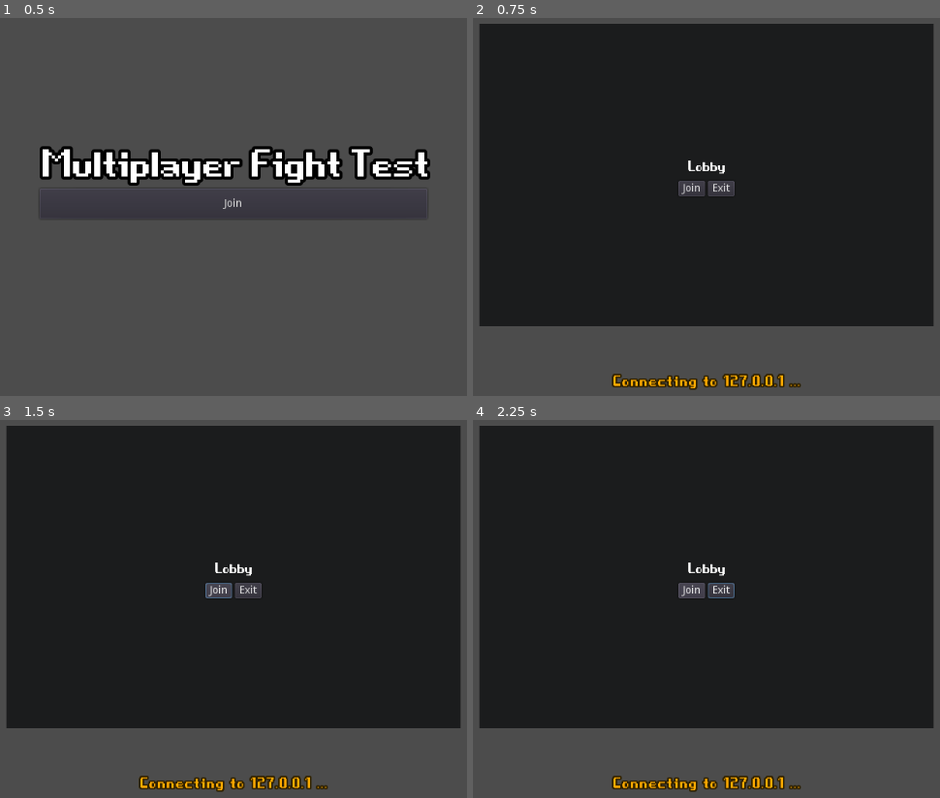
Above: before the commit, frames 1-4 (two rows, left to right).
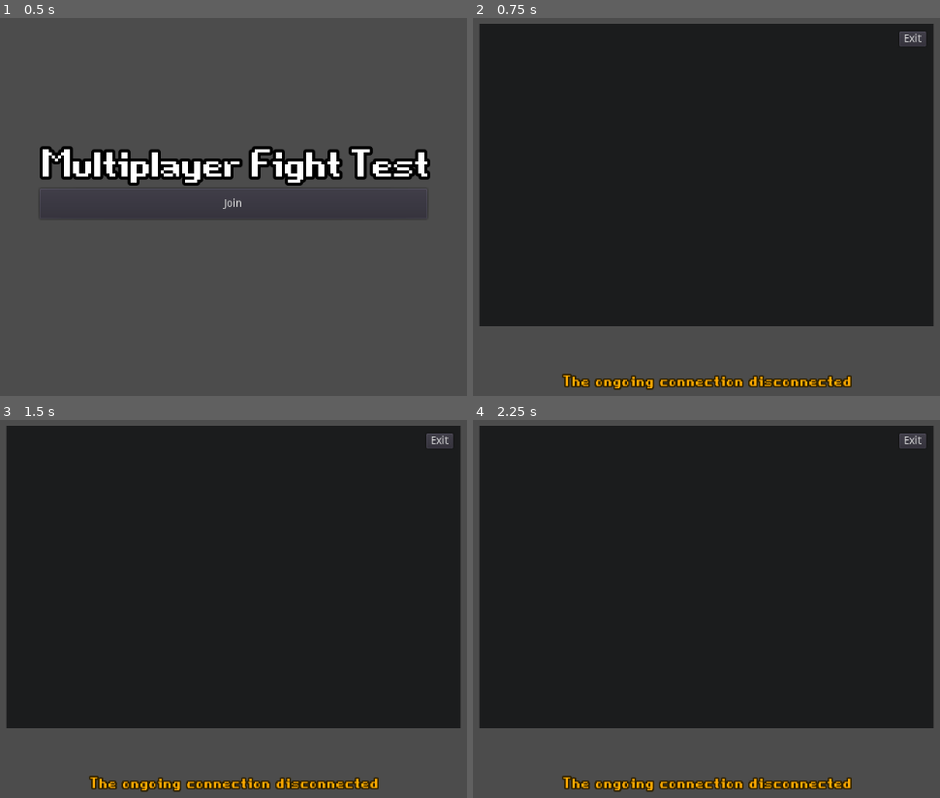
Above: after the commit, the same moments.

Repository: SalvM/Godo-multiplayer-battle
Game: Godot game, scene res://scenes/Menu.tscn
Two runs of this game, one before a commit and one after it. Both use one fixed random seed, a clock stepped at 60 frames per second and the inputs below.
Inputs:
- Up to frame 1 (0.5 s): no input
- Up to frame 2 (0.75 s): click "Join" at 0.5 s
- Up to frame 3 (1.5 s): click "Join" at 1.25 s
- Up to frame 4 (2.25 s): hold Right (ui_right) from 2.03 s (still down); tap L (Attack) at 2.1 s

Frame 1 is identical in both runs. In frame 2, 2.2% of the frame differs, in the area x 19-98%, y 3-99%; in frame 3, 2.2%; in frame 4, 2.2%.

Commit message:
TCP connection, minor fixes, RoomSelectors

Diff:
--- /dev/null
+++ b/TCP.gd
@@ -0,0 +1,62 @@
+extends Node
+
+"""
+Credits to: https://www.bytesnsprites.com/posts/2021/creating-a-tcp-client-in-godot/
+"""
+signal connected
+signal data
+signal disconnected
+signal error
+
+var _status: int = 0
+var _stream: StreamPeerTCP = StreamPeerTCP.new()
+
+func _ready() -> void:
+	_status = _stream.get_status()
+
+func _process(delta: float) -> void:
+	var new_status: int = _stream.get_status()
+	if new_status != _status:
+		_status = new_status
+		match _status:
+			_stream.STATUS_NONE:
+				print("Disconnected from host.")
+				emit_signal("disconnected")
+			_stream.STATUS_CONNECTING:
+				print("Connecting to host.")
+			_stream.STATUS_CONNECTED:
+				print("Connected to host.")
+				emit_signal("connected")
+			_stream.STATUS_ERROR:
+				print("Error with socket stream.")
+				emit_signal("error")
+
+	if _status == _stream.STATUS_CONNECTED:
+		var available_bytes: int = _stream.get_available_bytes()
+		if available_bytes > 0:
+			print("available bytes: ", available_bytes)
+			var data: Array = _stream.get_partial_data(available_bytes)
+			# Check for read error.
+			if data[0] != OK:
+				print("Error getting data from stream: ", data[0])
+				emit_signal("error")
+			else:
+				emit_signal("data", data[1])
+
+func connect_to_host(host: String, port: int) -> void:
+	print("Connecting to %s:%d" % [host, port])
+	# Reset status so we can tell if it changes to error again.
+	_status = _stream.STATUS_NONE
+	if _stream.connect_to_host(host, port) != OK:
+		print("Error connecting to host.")
+		emit_signal("error")
+
+func send(data: PoolByteArray) -> bool:
+	if _status != _stream.STATUS_CONNECTED:
+		print("Error: Stream is not currently connected.")
+		return false
+	var error: int = _stream.put_data(data)
+	if error != OK:
+		print("Error writing to stream: ", error)
+		return false
+	return true
--- a/scenes/Menu.tscn
+++ b/scenes/Menu.tscn
@@ -68,7 +68,7 @@
 anchor_bottom = 1.0
 color = Color( 0.109804, 0.113725, 0.117647, 1 )
 
-[node name="VBoxContainer" type="VBoxContainer" parent="CenterContainer/RoomPopup"]
+[node name="Rooms" type="VBoxContainer" parent="CenterContainer/RoomPopup"]
 anchor_top = 0.5
 anchor_right = 1.0
 anchor_bottom = 0.5
@@ -76,7 +76,8 @@
 margin_bottom = 28.0
 rect_min_size = Vector2( 0, 100 )
 
-[node name="RoomLabel" type="Label" parent="CenterContainer/RoomPopup/VBoxContainer"]
+[node name="RoomLabel" type="Label" parent="CenterContainer/RoomPopup/Rooms"]
+visible = false
 margin_right = 600.0
 margin_bottom = 28.0
 custom_fonts/font = SubResource( 3 )
@@ -84,12 +85,11 @@
 align = 1
 valign = 1
 
-[node name="Players" type="VBoxContainer" parent="CenterContainer/RoomPopup/VBoxContainer"]
-margin_top = 32.0
+[node name="Players" type="VBoxContainer" parent="CenterContainer/RoomPopup/Rooms"]
+visible = false
 margin_right = 600.0
-margin_bottom = 32.0
 
-[node name="You" type="Label" parent="CenterContainer/RoomPopup/VBoxContainer/Players"]
+[node name="You" type="Label" parent="CenterContainer/RoomPopup/Rooms/Players"]
 visible = false
 margin_right = 600.0
 margin_bottom = 18.0
@@ -99,22 +99,25 @@
 align = 1
 valign = 1
 
-[node name="HBoxContainer" type="HBoxContainer" parent="CenterContainer/RoomPopup/VBoxContainer"]
-margin_top = 36.0
+[node name="HBoxContainer" type="HBoxContainer" parent="CenterContainer/RoomPopup/Rooms"]
+visible = false
 margin_right = 600.0
-margin_bottom = 56.0
+margin_bottom = 20.0
 alignment = 1
 
-[node name="JoinRoomBtn" type="Button" parent="CenterContainer/RoomPopup/VBoxContainer/HBoxContainer"]
+[node name="JoinRoomBtn" type="Button" parent="CenterContainer/RoomPopup/Rooms/HBoxContainer"]
 margin_left = 263.0
 margin_right = 298.0
 margin_bottom = 20.0
 text = "Join"
 
-[node name="ExitBtn" type="Button" parent="CenterContainer/RoomPopup/VBoxContainer/HBoxContainer"]
-margin_left = 302.0
-margin_right = 337.0
-margin_bottom = 20.0
+[node name="ExitBtn" type="Button" parent="CenterContainer/RoomPopup"]
+anchor_left = 1.0
+anchor_right = 1.0
+margin_left = -45.0
+margin_top = 10.0
+margin_right = -10.0
+margin_bottom = 30.0
 text = "Exit"
 icon_align = 1
 
@@ -132,5 +135,5 @@
 valign = 1
 
 [connection signal="pressed" from="CenterContainer/VBoxContainer/JoinBtn" to="." method="_on_JoinBtn_pressed"]
-[connection signal="pressed" from="CenterContainer/RoomPopup/VBoxContainer/HBoxContainer/JoinRoomBtn" to="." method="_on_JoinRoomBtn_pressed"]
-[connection signal="pressed" from="CenterContainer/RoomPopup/VBoxContainer/HBoxContainer/ExitBtn" to="." method="_on_ExitBtn_pressed"]
+[connection signal="pressed" from="CenterContainer/RoomPopup/Rooms/HBoxContainer/JoinRoomBtn" to="." method="_on_JoinRoomBtn_pressed"]
+[connection signal="pressed" from="CenterContainer/RoomPopup/ExitBtn" to="." method="_on_ExitBtn_pressed"]
--- a/scenes/RoomSelector.tscn
+++ b/scenes/RoomSelector.tscn
@@ -16,10 +16,11 @@
 script = ExtResource( 2 )
 
 [node name="BodyContainer" type="CenterContainer" parent="."]
-visible = false
-margin_top = 28.0
-margin_right = 200.0
-margin_bottom = 100.0
+anchor_top = 0.5
+anchor_right = 1.0
+anchor_bottom = 0.5
+margin_top = 14.0
+margin_bottom = 86.0
 rect_min_size = Vector2( 0, 72 )
 
 [node name="ColorRect" type="ColorRect" parent="BodyContainer"]
@@ -42,6 +43,7 @@
 alignment = 1
 
 [node name="You" type="Label" parent="BodyContainer/Center/Players"]
+visible = false
 margin_top = 27.0
 margin_right = 200.0
 margin_bottom = 45.0
@@ -74,12 +76,16 @@
 align = 1
 valign = 1
 
-[node name="JoinRoomBtn" type="Button" parent="."]
+[node name="ButtonContainer" type="CenterContainer" parent="."]
 anchor_left = 1.0
 anchor_right = 1.0
-margin_left = -40.0
+margin_left = -42.0
+margin_bottom = 28.0
+
+[node name="JoinRoomBtn" type="Button" parent="ButtonContainer"]
+margin_left = 3.0
 margin_top = 4.0
-margin_right = -4.0
+margin_right = 38.0
 margin_bottom = 24.0
 rect_min_size = Vector2( 0, 16 )
 size_flags_horizontal = 5
@@ -87,13 +93,11 @@
 align = 2
 icon_align = 1
 
-[node name="ExitRoomBtn" type="Button" parent="."]
+[node name="ExitRoomBtn" type="Button" parent="ButtonContainer"]
 visible = false
-anchor_left = 1.0
-anchor_right = 1.0
-margin_left = -40.0
+margin_left = 3.0
 margin_top = 4.0
-margin_right = -4.0
+margin_right = 38.0
 margin_bottom = 24.0
 rect_min_size = Vector2( 0, 16 )
 size_flags_horizontal = 5
@@ -101,3 +105,6 @@
 text = "Exit"
 align = 2
 icon_align = 1
+
+[connection signal="pressed" from="ButtonContainer/JoinRoomBtn" to="." method="_on_JoinRoomBtn_pressed"]
+[connection signal="pressed" from="ButtonContainer/ExitRoomBtn" to="." method="_on_ExitRoomBtn_pressed"]
--- a/scripts/Menu.gd
+++ b/scripts/Menu.gd
@@ -4,8 +4,10 @@
 
 onready var statusLabel = $Status
 onready var roomPopup = $CenterContainer/RoomPopup
-onready var players = $CenterContainer/RoomPopup/VBoxContainer/Players
-onready var youLabel = $CenterContainer/RoomPopup/VBoxContainer/Players/You
+onready var rooms = $CenterContainer/RoomPopup/Rooms
+onready var players = $CenterContainer/RoomPopup/Rooms/Players
+onready var youLabel = $CenterContainer/RoomPopup/Rooms/Players/You
+onready var RoomSelector = preload("res://scenes/RoomSelector.tscn")
 
 func clear_players_label():
 	for labels in players.get_children():
@@ -14,28 +16,23 @@
 
 func _ready():
 	Server.connect("log_status", self, "_on_new_log_status")
-	Server.connect("refresh_room_status", self, "_on_room_status_refresh")
+	Server.connect("refresh_match_rooms", self, "_on_refresh_match_rooms")
 
 func _on_new_log_status(new_status: String):
 	statusLabel.text = new_status
 
-func _on_room_status_refresh(new_status):
-	var new_players = new_status.players
-	youLabel.visible = false
-
-	clear_players_label()
-
-	for player_id in new_players:
-		var new_label = youLabel.duplicate()
-		new_label.set_name(str(player_id))
-		new_label.text = "#" + str(player_id)
-		if player_id == get_tree().get_network_unique_id():
-			new_label.text += " (You)"
-		new_label.visible = true
-		players.add_child(new_label)
+func _on_refresh_match_rooms(_match_rooms):
+	for match_room in _match_rooms:
+		if rooms.has_node(match_room.id):
+			rooms.get_node(match_room.id).refresh_selector(match_room)
+		else:
+			var new_room = RoomSelector.instance()
+			new_room.set_name(match_room.id)
+			rooms.add_child(new_room)
+			new_room.refresh_selector(match_room)
 
 func _on_JoinBtn_pressed():
-	Server.connect_to_server()
+	Server.connect_to_server_with_websocket()
 	roomPopup.show()
 
 func _on_ExitBtn_pressed():
--- a/scripts/RoomSelector.gd
+++ b/scripts/RoomSelector.gd
@@ -1,8 +1,8 @@
 extends Control
 
 onready var RoomLabel = $TitleContainer/RoomLabel
-onready var JoinRoomBtn = $JoinRoomBtn
-onready var ExitRoomBtn = $ExitRoomBtn
+onready var JoinRoomBtn = $ButtonContainer/JoinRoomBtn
+onready var ExitRoomBtn = $ButtonContainer/ExitRoomBtn
 onready var body = $BodyContainer
 onready var center = $BodyContainer/Center
 onready var players = $BodyContainer/Center/Players
@@ -14,22 +14,31 @@
 	JoinRoomBtn.disabled = true
 
 func close():
+	self.rect_size.y = 28
+	self.rect_min_size.y = 28
+	center.rect_size.y = 0
+	JoinRoomBtn.visible = true
+	ExitRoomBtn.visible = false
 	body.visible = false
-	self.rect_size.y = 28
 
 func expand():
-	self.rect_size.y = 200
+	self.rect_size.y = 100
+	self.rect_min_size.y = 100
 	center.rect_size.x = 200
 	center.rect_size.y = 72
-	center.rect_position.y = 0
-	center.margin_top = 28
+	# center.rect_position.y = 0
+	# center.margin_top = 28
 	body.visible = true
-
+	JoinRoomBtn.visible = false
+	ExitRoomBtn.visible = true
 
 func join():
+	expand()
+	Server.fetch_user_join_room(self.name)
 	pass
 
 func exit():
+	close()
 	pass
 
 func clear_players_label():
@@ -38,9 +47,12 @@
 			labels.queue_free()
 
 func refresh_selector(room_status):
-	RoomLabel.text = "Room #" + room_status.id + " (" + room_status.players.size() + "/" + max_players + ")"
+	var room_id = int(room_status.id) + 1
+	var connected_players = room_status.players.size()
+	RoomLabel.text = "Room #" + str(room_id) + " (" + str(connected_players) + "/" + str(max_players) + ")"
 	if room_status.status != "WAITING":
 		disable_join_button()
+	clear_players_label()
 	for player_id in room_status.players:
 		var new_label = youLabel.duplicate()
 		new_label.set_name(str(player_id))
@@ -53,3 +65,9 @@
 func _ready():
 	expand()
 	close()
+
+func _on_JoinRoomBtn_pressed():
+	join()
+
+func _on_ExitRoomBtn_pressed():
+	close()
--- a/scripts/Server.gd
+++ b/scripts/Server.gd
@@ -1,9 +1,18 @@
 extends Node
 
-var network = NetworkedMultiplayerENet.new()
-var server_address = "127.0.0.1"
-# var server_address = "a988-62-98-80-82.ngrok.io"
-var port = 4050
+const LOCALHOST = "127.0.0.1"
+const HOST = "2.tcp.eu.ngrok.io"
+const PORT: int = 17282
+const RECONNECT_TIMEOUT: float = 3.0
+const is_debug = false
+var network
+
+# Used to TCP connections
+#const Client = preload("res://TCP.gd")
+#var _client: Client = Client.new()
+
+var server_address = ""
+
 var match_room = {
 	"status": "waiting",
 	"players": {}
@@ -18,16 +27,55 @@
 var logged_room_id = -1
 
 signal log_status(new_status)
-signal refresh_room_status(new_status)
+signal refresh_match_rooms(new_status)
+
+func get_connection_status_text(status):
+	var connection_result = ""
+	match status:
+		0:
+			connection_result = "The ongoing connection disconnected"
+		1:
+			connection_result = "A connection attempt is ongoing."
+		2:
+			connection_result = "The connection attempt succeeded."
+	return connection_result
 
 func connect_to_server():
+	server_address = LOCALHOST if is_debug else HOST
 	emit_signal("log_status", "Connecting to " + server_address + " ...")
-	network.create_client(server_address, port)
-	get_tree().set_network_peer(network)
-	printt("Connected at port", port)
 
+	# this signals will handle everything.
+	network = NetworkedMultiplayerENet.new()
+	network.connect("connection_succeeded", self, "_on_connection_succeded")
+	network.connect("connection_failed", self, "_on_connection_failed")
+	network.connect("server_disconnected", self, "_on_server_disconnected")
 	network.connect("peer_connected", self, "_on_peer_connected")
 	network.connect("peer_disconnected", self, "_on_peer_disconnected")
+	network.create_client(server_address, PORT)
+	emit_signal("log_status", get_connection_status_text(network.get_connection_status()))
+
+func connect_to_server_with_websocket():
+	server_address = LOCALHOST if is_debug else HOST
+	server_address = server_address + ":" + str(PORT)
+	network = WebSocketClient.new()
+	network.connect("connection_succeeded", self, "_on_connection_succeded")
+	network.connect("connection_failed", self, "_on_connection_failed")
+	network.connect("server_disconnected", self, "_on_server_disconnected")
+	network.connect("peer_connected", self, "_on_peer_connected")
+	network.connect("peer_disconnected", self, "_on_peer_disconnected")
+
+	emit_signal("log_status", "Connecting to " + server_address + " ...")
+	var err = network.connect_to_url(server_address, PoolStringArray(), true)
+	if err != OK:
+		print("Unable to connect %s", server_address)
+		emit_signal("log_status", "Unable to connect to the server " + server_address)
+		return
+	get_tree().network_peer = network
+	set_process(true)
+
+func _connect_after_timeout(timeout: float) -> void:
+	yield(get_tree().create_timer(timeout), "timeout") # Delay for timeout
+	connect_to_server_with_websocket()
 
 func disconnect_from_server():
 	network.close_connection()
@@ -35,7 +83,7 @@
 	emit_signal("log_status", "Disconnected from the server")
 
 remote func return_match_room_status(room_status):
-	printt("return_match_room_status", room_status)
+	# printt("return_match_room_status", room_status)
 	if get_tree().get_network_unique_id() in room_status.players:
 		logged_room_id = room_status.id
 		match_room = room_status
@@ -58,6 +106,7 @@
 
 # when the player is in the lobby, not in a match
 remote func return_match_rooms(match_rooms):
+	emit_signal("refresh_match_rooms", match_rooms)
 	for match_room in match_rooms:
 		return_match_room_status(match_room)
 
@@ -100,6 +149,10 @@
 func _ready():
 	pass
 
+func _process(delta):
+	if network:
+		network.poll()
+
 func _physics_process(delta): #0.01667
 	client_clock += int(delta * 1000) + delta_latency
 	delta_latency = 0
@@ -107,6 +160,16 @@
 	if decimal_corrector >= 1.00:
 		client_clock += 1
 		decimal_corrector -= 1.00
+
+func _on_server_disconnected():
+	emit_signal("log_status", get_connection_status_text(0))
+
+func _on_connection_failed():
+	emit_signal("log_status", get_connection_status_text(0))
+
+func _on_connection_succeded():
+	emit_signal("log_status", get_connection_status_text(2))
+	get_tree().set_network_peer(network)
 
 func _on_peer_connected(peer_id):
 	if peer_id == 1:
